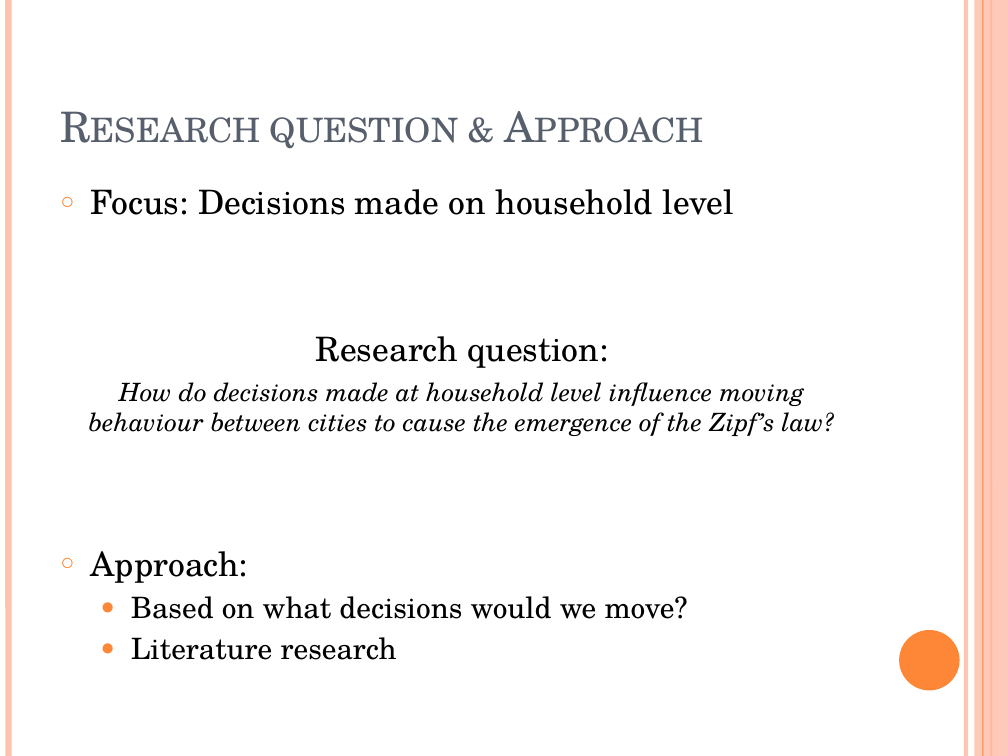
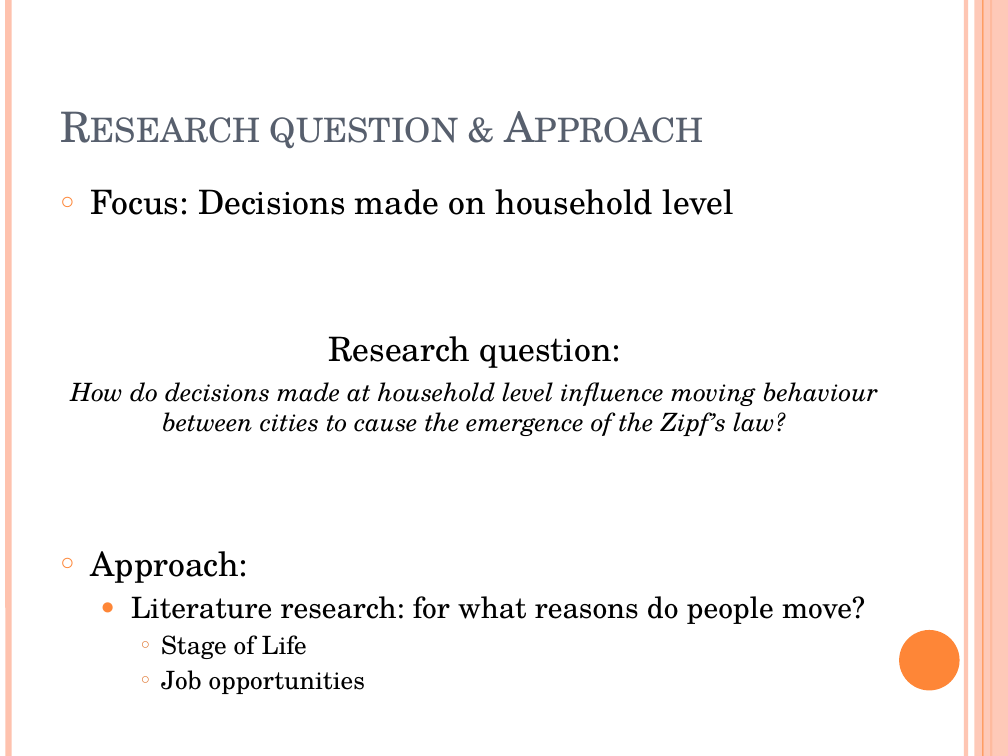
Before and after one commit to MBrouns/Zipfs-Law-and-city-development, a slide deck: slide 4 of docs/Presentation version 2.pptx. Drawn at 1008x756 pixels with LibreOffice and Linux fonts; fonts in the diff are those of the drawing. Boxes give left, top, right and bottom in pixels: in the first picture for what was removed or moved away, otherwise in the second. Text is boxed around its words. In the diff, an @@ line names an element or a change of style, - is before the commit and + after.

```diff
--- a/docs/Presentation version 2.pptx
+++ b/docs/Presentation version 2.pptx
@@ text at (x1=131, y1=596, x2=865, y2=694): text changed @@
-  ● Based on what decisions would we move?
-  ● Literature research
+  ● Literature research: for what reasons do people move?
+    ○ Stage of Life
+    ○ Job opportunities
```
Also in this commit, not shown: 13 other slides changed, 2 slides added, 1 slide removed, 1 other file.
